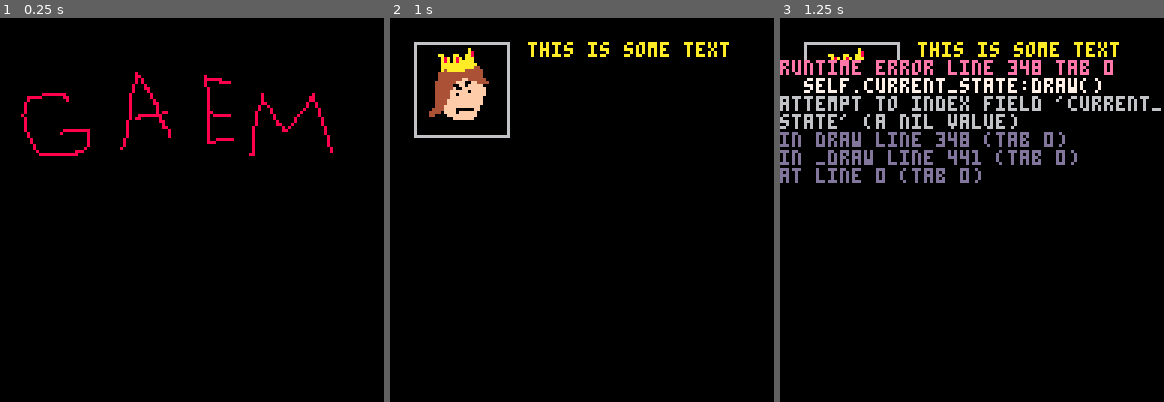
Above: before the commit, frames 1-3 (left to right).
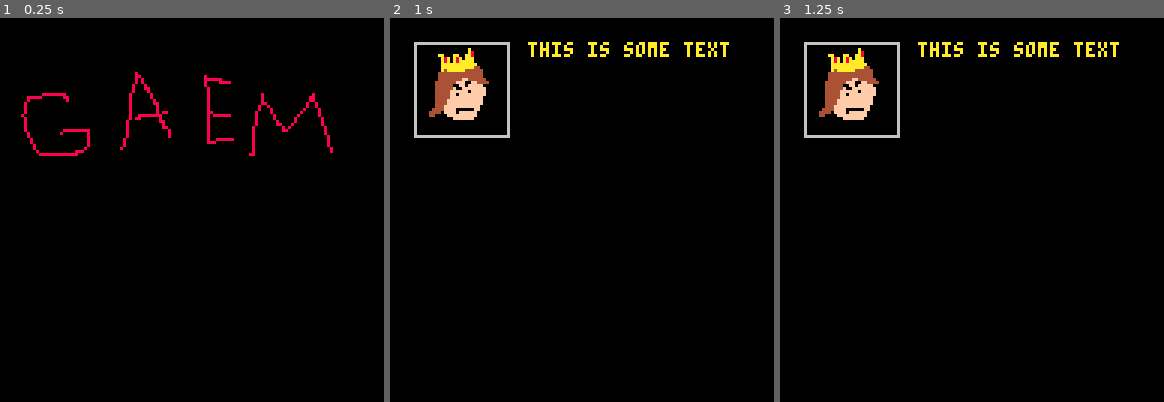
Above: after the commit, the same moments.

Repository: trashtiergames/gmtk-jam-2023
Game: PICO-8 cartridge gmtk-jam-2023.p8
Two runs of this game, one before a commit and one after it. Both use one fixed random seed, a clock stepped at 60 frames per second and the inputs below.
Inputs:
- Up to frame 1 (0.25 s): no input
- Up to frame 2 (1 s): tap X (X key) at 0.33 s; tap O (Z key) at 0.7 s
- Up to frame 3 (1.25 s): tap X (X key) at 1.07 s

Frames 1-2 are identical in both runs. In frame 3, 9.6% of the frame differs, in the area x 0-100%, y 10-43%.
Error before the commit: runtime error line 348 tab 0; self.current_state:draw(); attempt to index field 'current_state' (a nil value)

Commit message:
Add templates for planned states

Diff:
--- a/gmtk-jam-2023.p8
+++ b/gmtk-jam-2023.p8
@@ -8,9 +8,16 @@
 #include src/paths.lua
 #include src/sneaky.lua
 #include src/state_machine.lua
+
 #include src/states/title_state.lua
 #include src/states/intro_state.lua
+#include src/states/day_state.lua
+#include src/states/message_state.lua
+#include src/states/arrive_state.lua
+#include src/states/nightfall_state.lua
 #include src/states/play_state.lua
+#include src/states/game_over_state.lua
+
 #include src/main.lua
 __gfx__
 00000000dddddddd1122222222222222222222111122222222222222222222116666666666666666666666666666666600000000000000000000000000000000
--- a/src/state_machine.lua
+++ b/src/state_machine.lua
@@ -4,7 +4,12 @@
   self.states = {
     title_state = title_state(),
     intro_state = intro_state(),
+    day_state = day_state(),
+    message_state = message_state(),
+    arrive_state = arrive_state(),
+    nightfall_state = nightfall_state(),
     play_state = play_state(),
+    game_over_state = game_over_state(),
   }
   self.current_state = self.states.title_state
 end
--- /dev/null
+++ b/src/states/arrive_state.lua
@@ -0,0 +1,15 @@
+arrive_state = class()
+
+function arrive_state:init()
+
+end
+
+function arrive_state:update()
+  -- if (btnp(5)) state_machine.current_state = state_machine.states.day_state
+end
+
+function arrive_state:draw()
+	-- cls()
+  -- spr(8, 8, 8, 4, 4)
+  -- print("this is some text", 46, 8, 10)
+end
--- /dev/null
+++ b/src/states/day_state.lua
@@ -0,0 +1,15 @@
+day_state = class()
+
+function day_state:init()
+
+end
+
+function day_state:update()
+  -- if (btnp(5)) state_machine.current_state = state_machine.states.day_state
+end
+
+function day_state:draw()
+	-- cls()
+  -- spr(8, 8, 8, 4, 4)
+  -- print("this is some text", 46, 8, 10)
+end
--- /dev/null
+++ b/src/states/game_over_state.lua
@@ -0,0 +1,15 @@
+game_over_state = class()
+
+function game_over_state:init()
+
+end
+
+function game_over_state:update()
+  -- if (btnp(5)) state_machine.current_state = state_machine.states.day_state
+end
+
+function game_over_state:draw()
+	-- cls()
+  -- spr(8, 8, 8, 4, 4)
+  -- print("this is some text", 46, 8, 10)
+end
--- /dev/null
+++ b/src/states/message_state.lua
@@ -0,0 +1,15 @@
+message_state = class()
+
+function message_state:init()
+
+end
+
+function message_state:update()
+  -- if (btnp(5)) state_machine.current_state = state_machine.states.day_state
+end
+
+function message_state:draw()
+	-- cls()
+  -- spr(8, 8, 8, 4, 4)
+  -- print("this is some text", 46, 8, 10)
+end
--- /dev/null
+++ b/src/states/nightfall_state.lua
@@ -0,0 +1,15 @@
+nightfall_state = class()
+
+function nightfall_state:init()
+
+end
+
+function nightfall_state:update()
+  -- if (btnp(5)) state_machine.current_state = state_machine.states.day_state
+end
+
+function nightfall_state:draw()
+	-- cls()
+  -- spr(8, 8, 8, 4, 4)
+  -- print("this is some text", 46, 8, 10)
+end
